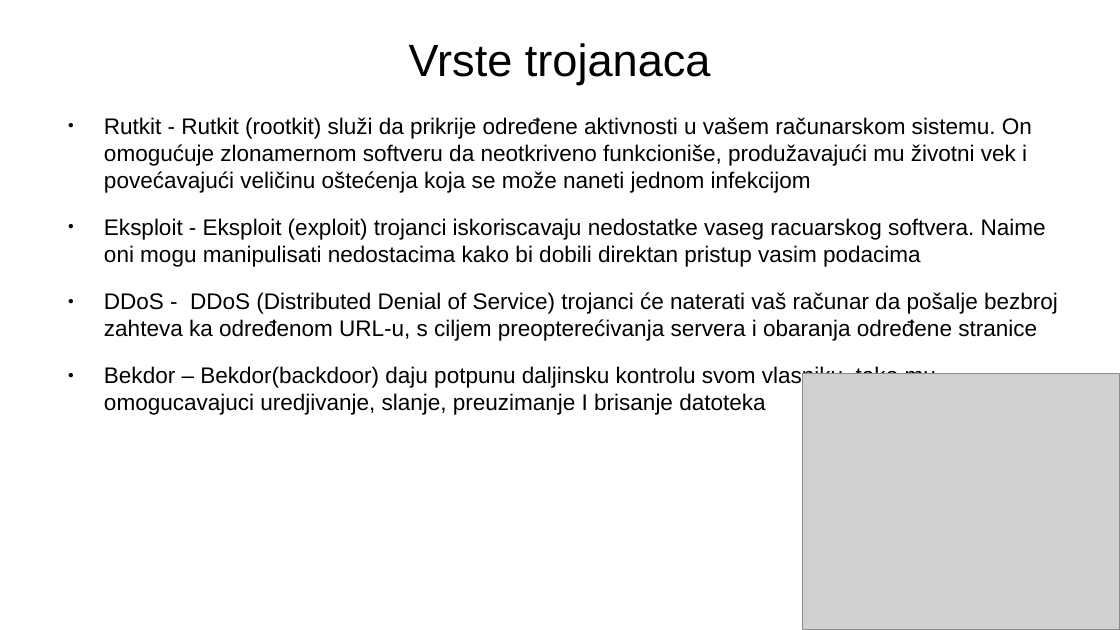
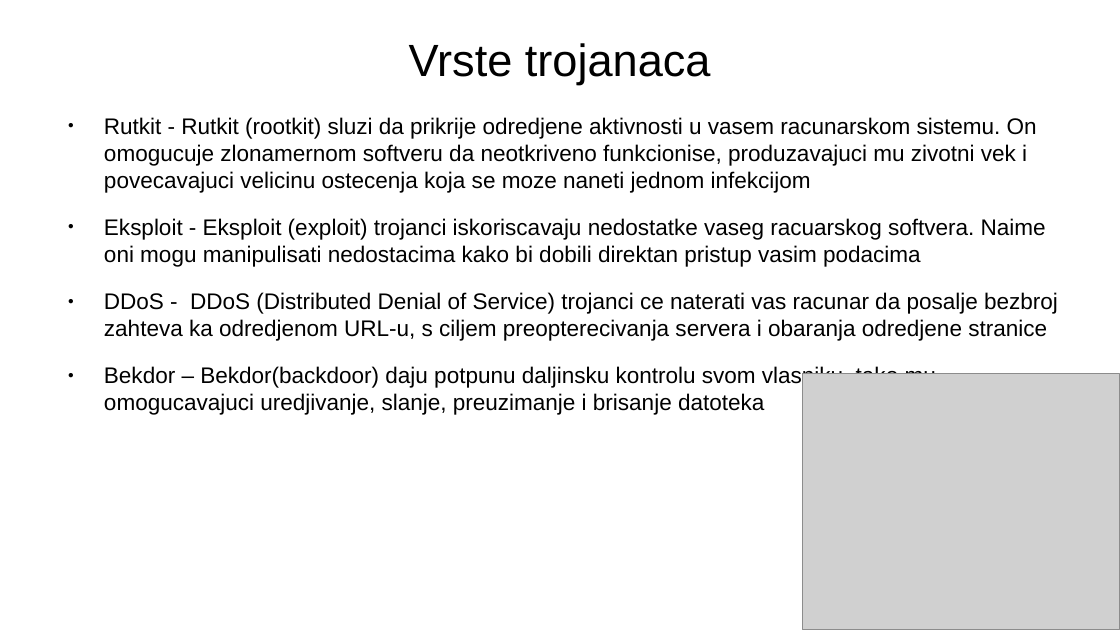
Before and after one commit to vukvuk21/RID, a slide deck: slide 11 of rid_2022_seminarski/mi19120_Luka_Vukotic/Predavanje_1/Racunarstvo_i_drustvo.odp. Drawn at 1120x630 pixels with LibreOffice and Linux fonts; fonts in the diff are those of the drawing; grey boxes stand for pictures. Boxes give left, top, right and bottom in pixels: in the first picture for what was removed or moved away, otherwise in the second. Text is boxed around its words. In the diff, an @@ line names an element or a change of style, - is before the commit and + after.

```diff
--- a/rid_2022_seminarski/mi19120_Luka_Vukotic/Predavanje_1/Racunarstvo_i_drustvo.odp
+++ b/rid_2022_seminarski/mi19120_Luka_Vukotic/Predavanje_1/Racunarstvo_i_drustvo.odp
@@ text at (x1=104, y1=117, x2=1037, y2=193): text changed @@
-● Rutkit - Rutkit (rootkit) služi da prikrije određene aktivnosti u vašem računarskom sistemu. On omogućuje zlonamernom softveru da neotkriveno funkcioniše, produžavajući mu životni vek i povećavajući veličinu oštećenja koja se može naneti jednom infekcijom
+● Rutkit - Rutkit (rootkit) sluzi da prikrije odredjene aktivnosti u vasem racunarskom sistemu. On omogucuje zlonamernom softveru da neotkriveno funkcionise, produzavajuci mu zivotni vek i povecavajuci velicinu ostecenja koja se moze naneti jednom infekcijom
@@ text at (x1=104, y1=292, x2=1058, y2=415): text changed @@
-● DDoS - DDoS (Distributed Denial of Service) trojanci će naterati vaš računar da pošalje bezbroj zahteva ka određenom URL-u, s ciljem preopterećivanja servera i obaranja određene stranice
-● Bekdor – Bekdor(backdoor) daju potpunu daljinsku kontrolu svom vlasniku, tako mu omogucavajuci uredjivanje, slanje, preuzimanje I brisanje datoteka
+● DDoS - DDoS (Distributed Denial of Service) trojanci ce naterati vas racunar da posalje bezbroj zahteva ka odredjenom URL-u, s ciljem preopterecivanja servera i obaranja odredjene stranice
+● Bekdor – Bekdor(backdoor) daju potpunu daljinsku kontrolu svom vlasniku, tako mu omogucavajuci uredjivanje, slanje, preuzimanje i brisanje datoteka
```
Also in this commit, not shown: 3 other slides changed, 8 other files.
